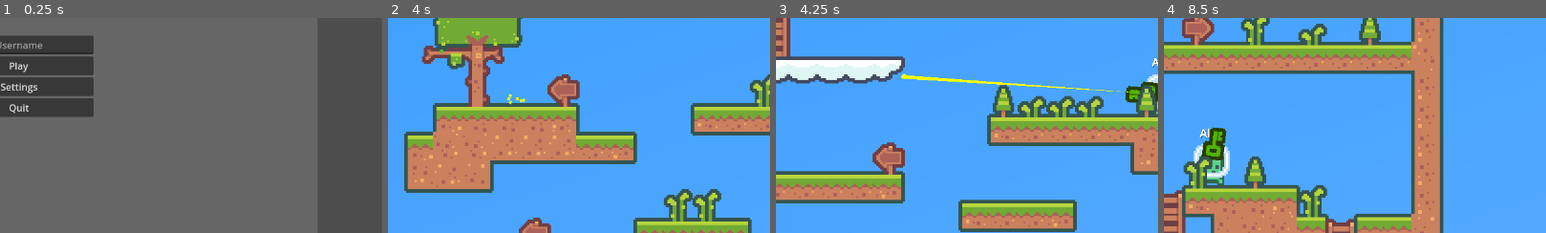
Above: before the commit, frames 1-4 (left to right).
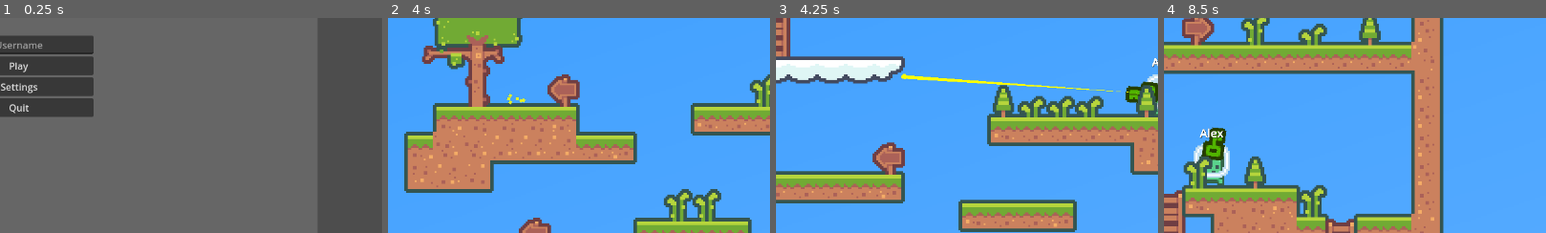
Above: after the commit, the same moments.

Repository: F1zzy31f/Glob-Game
Game: Godot game, scene res://scenes/MainMenu.tscn
Two runs of this game, one before a commit and one after it. Both use one fixed random seed, a clock stepped at 60 frames per second and the inputs below.
Inputs (mouse positions are % of the whole screen's width and height, from its top left):
- Up to frame 1 (0.25 s): no input
- Up to frame 2 (4 s): click (50, 38) at 0.52 s; type "Alex" at 0.6 s; click "Play" at 1.25 s; click (50, 38) at 2.02 s; type "12" at 2.1 s; click "Host Game" at 2.75 s; tap Enter at 3.5 s; move the mouse to (72, 45) at 3.52 s; press the mouse at (72, 45) at 3.53 s; hold D (move_right) from 3.53 s (still down); tap Space (jump) at 3.77 s
- Up to frame 3 (4.25 s): keep holding D (move_right)
- Up to frame 4 (8.5 s): move the mouse to (30, 55) at 4.27 s; release the mouse at (30, 55) at 4.28 s; click (30, 55) at 4.35 s; tap Space (jump) at 4.52, 6.02, 6.77, 7.52 s; move the mouse to (60, 28) at 5.02 s; release D (move_right) at 5.03 s; press the mouse at (60, 28) at 5.03 s; hold A (move_left) 5.03-5.78 s; move the mouse to (45, 70) at 5.77 s; release the mouse at (45, 70) at 5.78 s; hold D (move_right) 5.78-7.28 s; click (45, 70) at 5.85 s; move the mouse to (80, 65) at 6.52 s; press the mouse at (80, 65) at 6.53 s; tap R (reload) at 7.15 s; move the mouse to (20, 35) at 7.27 s; release the mouse at (20, 35) at 7.28 s; hold A (move_left) 7.28-8.03 s; click (20, 35) at 7.35 s; move the mouse to (55, 50) at 8.02 s; press the mouse at (55, 50) at 8.03 s; hold D (move_right) from 8.03 s (still down)
The pictures show only the part of the screen within x 48-98%, y 32-82%; the shares and areas given below are measured in that part.

Frames 1-3 are identical in both runs. In frame 4, less than 0.1% of the frame differs, in the area x 11-16%, y 52-56%.

Commit message:
Username est hegh

Diff:
--- a/scenes/Player.tscn
+++ b/scenes/Player.tscn
@@ -117,7 +117,7 @@
 vertical_alignment = 1
 
 [node name="OverheadUI" type="Sprite2D" parent="."]
-z_index = 3
+z_index = 4096
 position = Vector2(0, -18)
 scale = Vector2(0.1, 0.1)
 texture = SubResource("ViewportTexture_qqooj")
